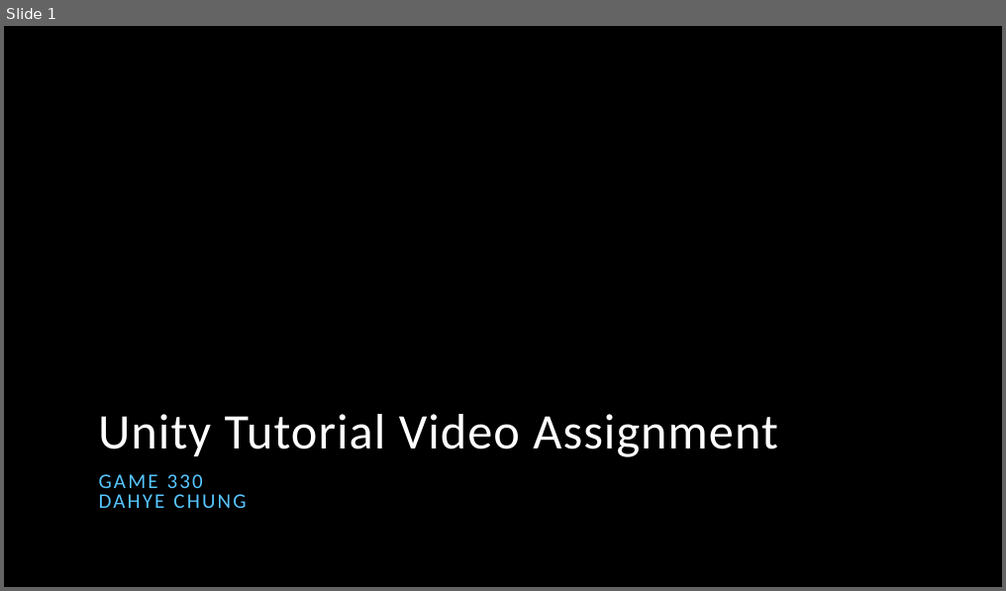
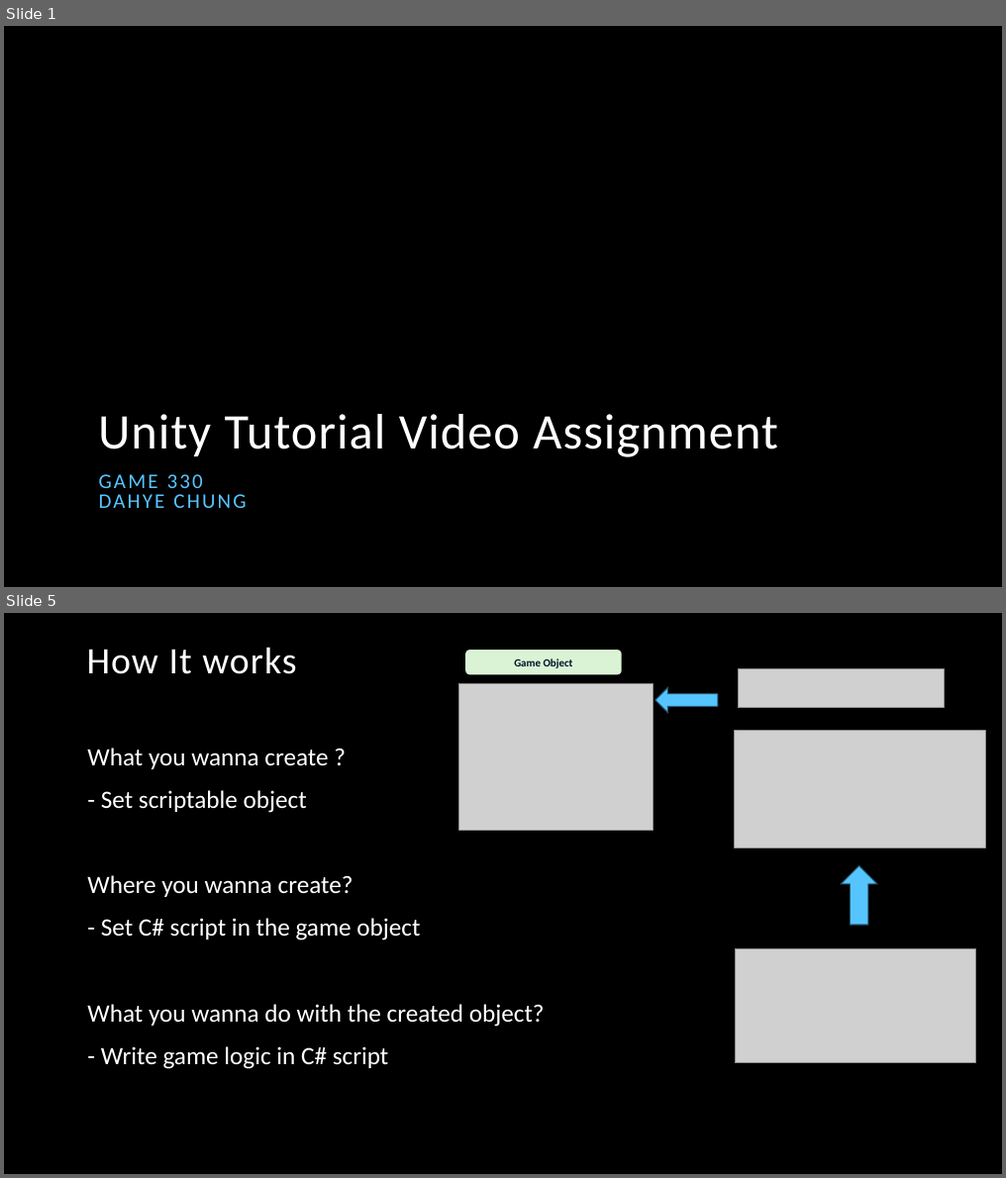
Before and after one commit to DahyeChung/2023Fall, a slide deck: Game 330 Unity/Unity Tutorial/Scriptable Object Tutorial.pptx. Shown one above the other, each under a label of ours: slide 1 before the commit, slides 1 and 5 after it; the slides between them are not shown. The pictures are 1006x591 and 1006x1178 pixels, drawn with LibreOffice and Linux fonts; fonts in the diff are those of the drawing; grey boxes stand for pictures; background and template pictures are left out. Boxes give left, top, right and bottom in pixels: in the first picture for what was removed or moved away, otherwise in the second. Text is boxed around its words. In the diff, an @@ line names an element or a change of style, - is before the commit and + after.

```diff
--- a/Game 330 Unity/Unity Tutorial/Scriptable Object Tutorial.pptx
+++ b/Game 330 Unity/Unity Tutorial/Scriptable Object Tutorial.pptx
@@ slide 5 added at (4, 613, 1002, 1174), background picture (left out) @@
@@ title added at (87, 647, 296, 674), 36 pt, text #FFFFFF @@
+How It works
@@ rounded rectangle added at (465, 650, 621, 674), fill #DAF3D5, 10.5 pt, text #001027, bold @@
+Game Object
@@ picture added at (738, 669, 944, 708) @@
@@ picture added at (459, 684, 652, 831) @@
@@ right arrow added at (655, 688, 718, 713), fill #56C5FF, outline #265670 1 pt @@
@@ picture added at (734, 730, 985, 848) @@
@@ text added at (87, 748, 545, 1069), 24 pt, text #FFFFFF @@
+What you wanna create ?
+- Set scriptable object
+Where you wanna create?
+- Set C# script in the game object
+What you wanna do with the created object?
+- Write game logic in C# script
@@ down arrow added at (841, 866, 877, 925), fill #56C5FF, outline #265670 1 pt @@
@@ picture added at (735, 950, 976, 1062) @@
```
Also in this commit, not shown: 1 slide changed, 7 other slides added, 5 slides removed, 3 other files.
